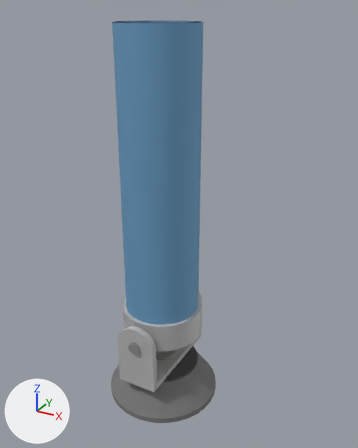
The glTF model tempCannon.gltf as it was, and as the next commit left it.
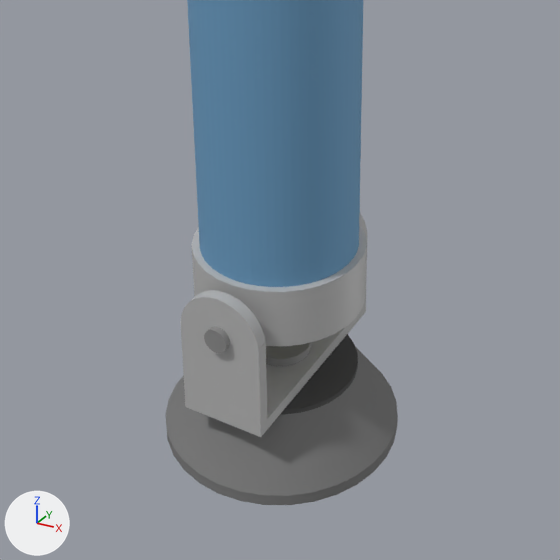
The first picture shows the older version from a camera (50 mm lens) standing at (7.79, -12.92, 10.4) and looking at (0.52, 0.28, 3.8). The close-ups show the older and then the newer version on the part from 10% to 81% of the width and 44% to 100% of the height of that picture. Only the edits that show in the close-ups are written down. The lights are fixed; the arrows at lower left show +X, +Y and +Z. Where no turn or scale is listed for an object, it has been applied to the vertices.

Before the edit, the objects in view are built like this:
```python
ob_axle = bpy.data.objects.new('axle', me_mesh_2)
ob_axle.location = (0.0, 0.0, 0.0)
ob_basebushing = bpy.data.objects.new('baseBushing', me_mesh_8)
ob_basebushing.location = (0.0, 0.0, -1.66)
ob_basecone = bpy.data.objects.new('baseCone', me_mesh_7)
ob_basecone.location = (0.0, 0.0, -2.2)
ob_basecone_001 = bpy.data.objects.new('baseCone.001', me_mesh_9)
ob_basecone_001.location = (0.0, 0.0, -2.8)
ob_basepivot = bpy.data.objects.new('basePivot', me_mesh_6)
ob_basepivot.location = (0.0, 0.0, -1.5)
ob_bracketbottom = bpy.data.objects.new('bracketBottom', me_mesh_3)
ob_bracketbottom.location = (0.0, 0.0, -1.5)
ob_bracketside1bottom = bpy.data.objects.new('bracketSide1bottom', me_mesh_4)
ob_bracketside1bottom.parent = ob_fullgun
ob_bracketside1bottom.location = (-0.000282, -1.7, -0.7)
ob_bracketside2bottom = bpy.data.objects.new('bracketSide2bottom', me_mesh_4)
ob_bracketside2bottom.parent = ob_fullgun
ob_bracketside2bottom.location = (-0.000282, 1.7, -0.7)
ob_receiver = bpy.data.objects.new('receiver', me_mesh_1)
ob_receiver.location = (0.0, 0.0, 0.2)
# also in view: 'barrel' at (0.0, 0.0, 5.0); 'bracketSide1Top' at (0.0, -1.7, 0.0)
```
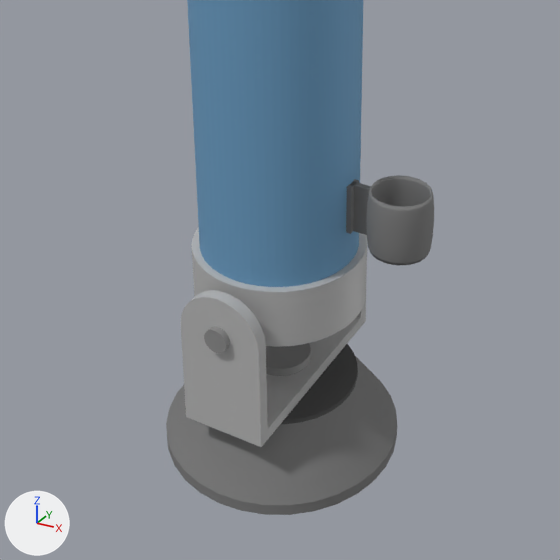
The change, as a list of edits to the scene's bpy script:
```text
Change mat_material_2:
    mat_material_2.base_color: (0.305, 0.305, 0.305) -> (0.216, 0.216, 0.216)  # grey #969696 -> grey #808080
Change mat_material_3:
    mat_material_3.base_color: (0.521, 0.521, 0.521) -> (0.216, 0.216, 0.216)  # light grey #bfbfbf -> grey #808080
Change mat_material_7:
    mat_material_7.base_color: (0.188, 0.188, 0.188) -> (0.521, 0.521, 0.521)  # grey #787878 -> light grey #bfbfbf
    mat_material_7.metallic: 0.0 -> 0.3
Change mat_material_8:
    mat_material_8.base_color: (0.0782, 0.0782, 0.0782) -> (0.521, 0.521, 0.521)  # dark grey #4f4f4f -> light grey #bfbfbf
Change me_mesh_3:
    where me_mesh_3.from_pydata(...)  # 8 vertices, 12 faces; spans x -0.7..0.7, y -1.8..1.8, z -0.1..0.1
    remove me_mesh_3.materials.append(mat_material_3)  # light grey #bfbfbf
    add me_mesh_3.materials.append(mat_material_7)  # light grey #bfbfbf
Change me_mesh_4:
    used by ob_bracketside1bottom; parent = ob_fullgun; location = (-0.000282, -1.7, -0.7)
    remove me_mesh_4.from_pydata(...)  # 8 vertices, 12 faces; spans x -0.7..0.7, y -0.1..0.1, z -0.75..0.75
    remove me_mesh_4.materials.append(mat_material_4)  # light grey #bfbfbf
    add me_mesh_4.from_pydata(...)  # 8 vertices, 12 faces; spans x -0.7..0.7, y -0.1..0.1, z -0.8..0.8
    edits to the shape of me_mesh_4 do not show in these pictures
    add me_mesh_4.materials.append(mat_material_8)  # light grey #bfbfbf
Change me_mesh_6:
    where me_mesh_6.from_pydata(...)  # 68 vertices, 128 faces; spans x -0.5..0.5, y -0.5..0.5, z -0.25..0.25
    remove me_mesh_6.materials.append(mat_material_6)  # grey #999999
    add me_mesh_6.materials.append(mat_material_10)  # grey #999999
Change me_mesh_7:
    where me_mesh_7.from_pydata(...)  # 68 vertices, 128 faces; spans x -2.0..2.0, y -2.0..2.0, z -0.5..0.5
    remove me_mesh_7.materials.append(mat_material_7)  # grey #787878
    add me_mesh_7.materials.append(mat_material_11)  # grey #787878
Change me_mesh_8:
    where me_mesh_8.from_pydata(...)  # 68 vertices, 128 faces; spans x -1.3..1.3, y -1.3..1.3, z -0.05..0.05
    remove me_mesh_8.materials.append(mat_material_8)  # dark grey #4f4f4f
    add me_mesh_8.materials.append(mat_material_12)  # dark grey #4f4f4f
Change me_mesh_9:
    where me_mesh_9.from_pydata(...)  # 68 vertices, 128 faces; spans x -2.0..2.0, y -2.0..2.0, z -0.1..0.1
    remove me_mesh_9.materials.append(mat_material_7)  # grey #787878
    add me_mesh_9.materials.append(mat_material_11)  # grey #787878
Add me_mesh_13:
    me_mesh_13.from_pydata(...)  # a box spanning x -0.7..0.7, y -0.1..0.1, z -0.8..0.8
    me_mesh_13.materials.append(mat_material_8)  # light grey #bfbfbf
Change ob_bracketbottom:
    ob_bracketbottom.location: (0.0, 0.0, -1.5) -> (0.0, 0.0, -1.7)
Change ob_bracketside1bottom:
    ob_bracketside1bottom.location: (-0.000282, -1.7, -0.7) -> (-0.000282, -1.7, -0.8)
Change ob_bracketside2bottom:
    ob_bracketside2bottom: bpy.data.objects.new('bracketSide2bottom', me_mesh_4) -> bpy.data.objects.new('bracketSide2bottom', me_mesh_13)
Change ob_basepivot:
    ob_basepivot.location: (0.0, 0.0, -1.5) -> (0.0, 0.0, -1.7)
Change ob_basecone:
    ob_basecone.location: (0.0, 0.0, -2.2) -> (0.0, 0.0, -2.4)
Change ob_basebushing:
    ob_basebushing.location: (0.0, 0.0, -1.66) -> (0.0, 0.0, -1.86)
Change ob_basecone_001:
    ob_basecone_001.location: (0.0, 0.0, -2.8) -> (0.0, 0.0, -3.0)
Add ob_rearpeep:
    ob_rearpeep = bpy.data.objects.new('rearPeep', me_mesh_4_1)  # 637 vertices, 1152 faces; spans x -0.5..0.5, y -0.5..0.5, z -0.5..0.5; in mat_material_3 (grey #808080)
    ob_rearpeep.location = (2.1, 0.0, 1.72)
Add ob_rearsightmounthoriz:
    ob_rearsightmounthoriz = bpy.data.objects.new('rearSightMountHoriz', me_mesh_3_1)  # a box spanning x -0.071..0.071, y -0.13..0.13, z -0.4..0.4; in mat_material_2 (grey #808080)
    ob_rearsightmounthoriz.location = (1.28, 0.0, 1.72)
Add ob_rearsightmountvert:
    ob_rearsightmountvert = bpy.data.objects.new('rearSightMountVert', me_mesh_2_1)  # a box spanning x -0.214..0.214, y -0.05..0.05, z -0.4..0.4; in mat_material_2 (grey #808080)
    ob_rearsightmountvert.location = (1.45, 0.01, 1.72)
```

Pixel boxes [x1, y1, x2, y2] of what changed, in the close-ups (560 x 560 px):
'baseCone', recoloured, surface changed, moved: before [166, 346, 398, 496]; after [166, 356, 397, 505]
'bracketSide1bottom', moved: before [180, 321, 267, 429]; after [181, 325, 268, 437]
'rearPeep', added: after [367, 175, 434, 265]
'bracketBottom', recoloured, surface changed, moved: before [185, 303, 366, 437]; after [186, 312, 366, 447]
'baseCone.001', recoloured, surface changed, moved: before [166, 375, 398, 505]; after [166, 427, 397, 515]
'baseBushing', recoloured, moved: before [281, 334, 358, 414]; after [281, 344, 358, 424]
'basePivot', recoloured, moved: before [266, 342, 311, 366]; after [266, 343, 311, 376]
'rearSightMountVert', added: after [351, 183, 371, 235]
'rearSightMountHoriz', added: after [346, 179, 359, 234]
'bracketSide2bottom', recoloured, surface changed: [357, 234, 367, 318] in both
